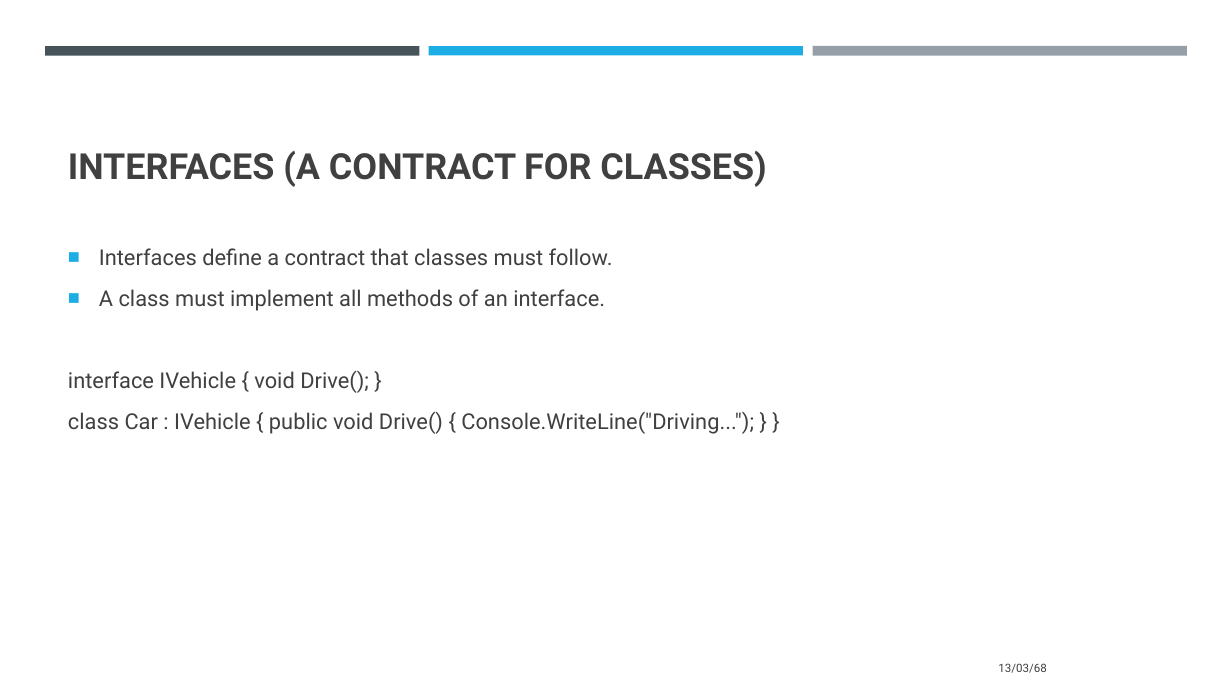
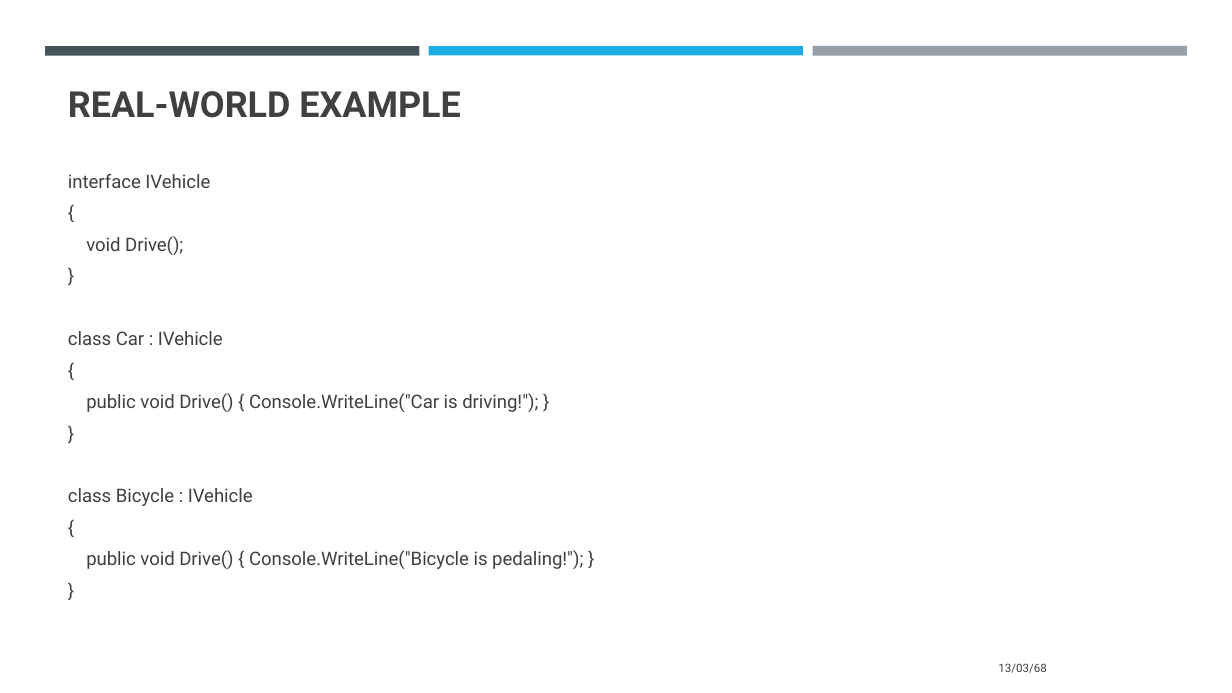
Before and after one commit to auspol96/CS6004, a slide deck: slide 8 of Week 4/📌 Introduction to Object-Oriented Programming (OOP).pptx. Drawn at 1232x693 pixels with LibreOffice and Linux fonts; fonts in the diff are those of the drawing. Boxes give left, top, right and bottom in pixels: in the first picture for what was removed or moved away, otherwise in the second. Text is boxed around its words. In the diff, an @@ line names an element or a change of style, - is before the commit and + after.

```diff
--- a/Week 4/📌 Introduction to Object-Oriented Programming (OOP).pptx
+++ b/Week 4/📌 Introduction to Object-Oriented Programming (OOP).pptx
@@ title at box(68, 91, 460, 118): text changed @@
-INTERFACES (A CONTRACT FOR CLASSES)
+REAL-WORLD EXAMPLE
@@ text "interface IVehicle" at box(68, 174, 583, 569): vertical alignment top to middle @@
@@ text at box(68, 174, 583, 569): text changed; size 17 to 14.4 pt @@
-■ Interfaces define a contract that classes must follow.
-■ A class must implement all methods of an interface.
-interface IVehicle { void Drive(); }
-class Car : IVehicle { public void Drive() { Console.WriteLine("Driving..."); } }
+interface IVehicle
+{
+void Drive();
+}
+class Car : IVehicle
+{
+public void Drive() { Console.WriteLine("Car is driving!"); }
+}
+class Bicycle : IVehicle
+{
+public void Drive() { Console.WriteLine("Bicycle is pedaling!"); }
+}
```
Also in this commit, not shown: 4 other slides changed.
